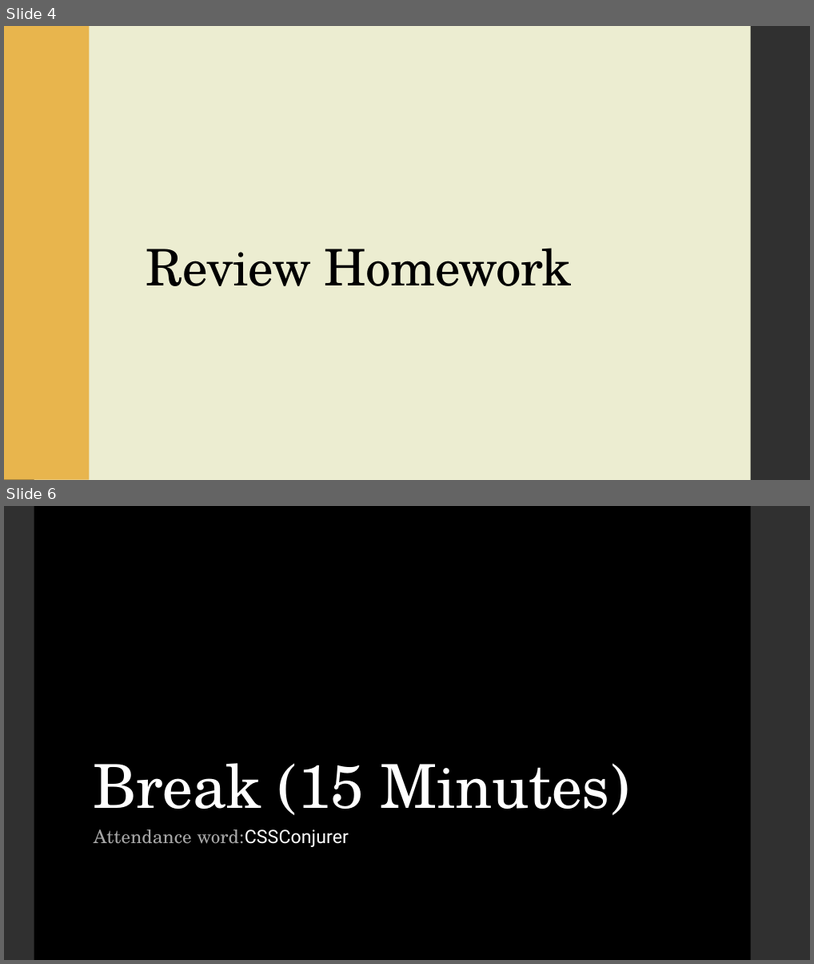
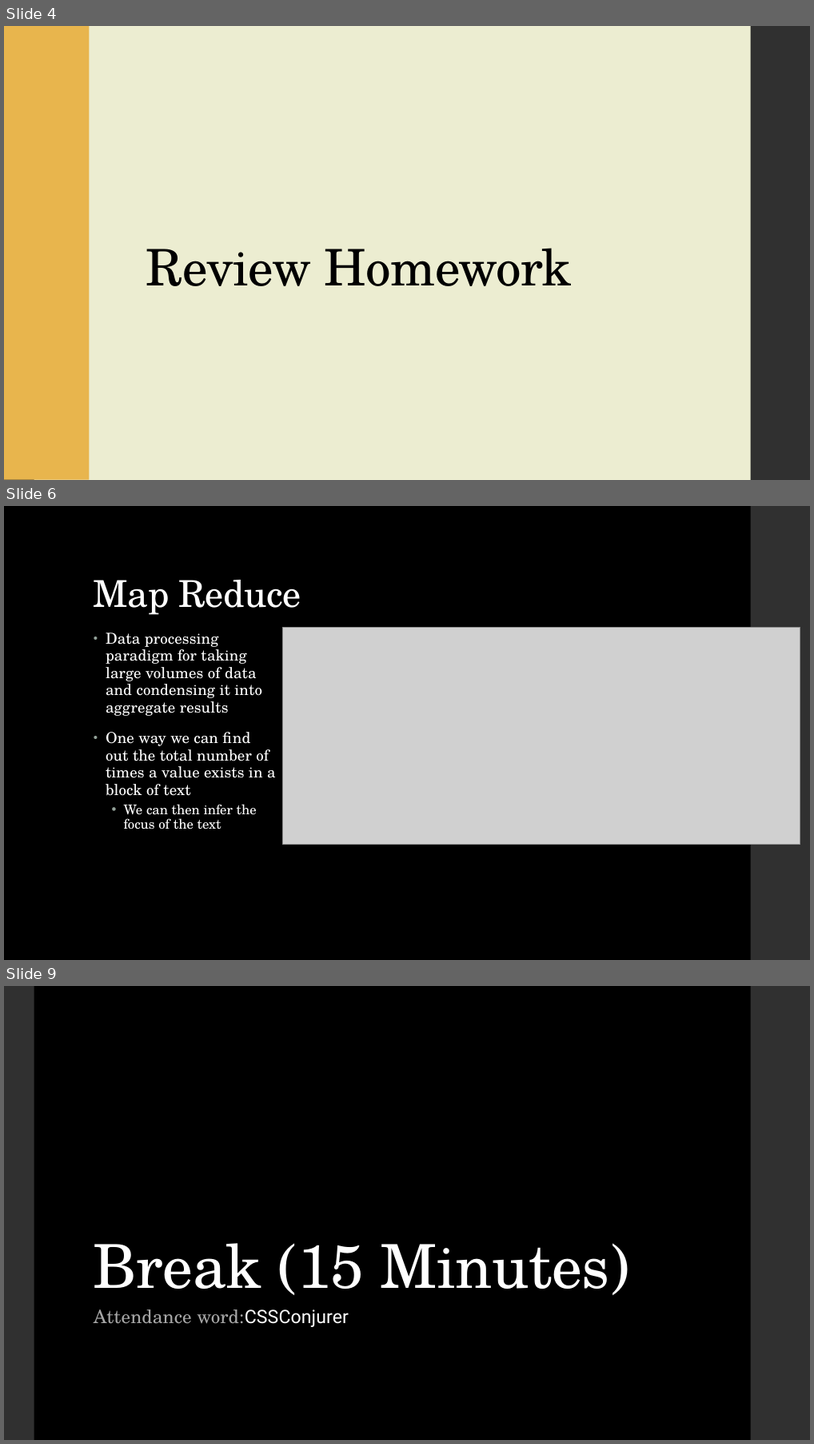
Before and after one commit to LaunchCoderGirlSTL/Data-Science-Assignments, a slide deck: course_material/week_20/week_20_presentation.pptx. Shown one above the other, each under a label of ours: slides 4 and 6 before the commit, slides 4, 6 and 9 after it; the slides between them are not shown. The pictures are 814x964 and 814x1444 pixels, drawn with LibreOffice and Linux fonts; fonts in the diff are those of the drawing; grey boxes stand for pictures. Boxes give left, top, right and bottom in pixels: in the first picture for what was removed or moved away, otherwise in the second. Text is boxed around its words. In the diff, an @@ line names an element or a change of style, - is before the commit and + after.

```diff
--- a/course_material/week_20/week_20_presentation.pptx
+++ b/course_material/week_20/week_20_presentation.pptx
@@ slide 6 added at bbox=[4, 506, 810, 960], background #000000; not listed: 1 template element that a slide beside it also shows @@
@@ title added at bbox=[94, 580, 301, 615], 44 pt, text #FFFFFF @@
+Map Reduce
@@ text added at bbox=[106, 632, 276, 829], 18 pt, text #FFFFFF @@
+• Data processing paradigm for taking large volumes of data and condensing it into aggregate results
+• One way we can find out the total number of times a value exists in a block of text
+  • We can then infer the focus of the text
@@ picture added at bbox=[283, 627, 800, 844] @@
@@ what was slide 6 is now slide 9 @@
```
Also in this commit, not shown: 3 slides changed, 2 other slides added, 2 other files.
